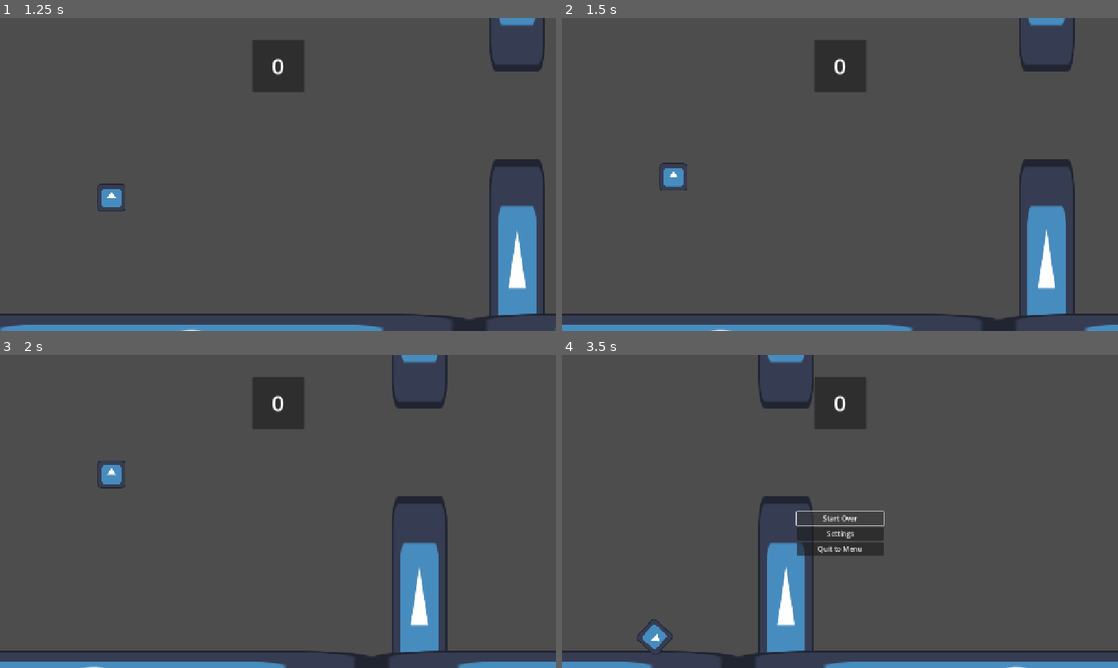
Above: before the commit, frames 1-4 (two rows, left to right).
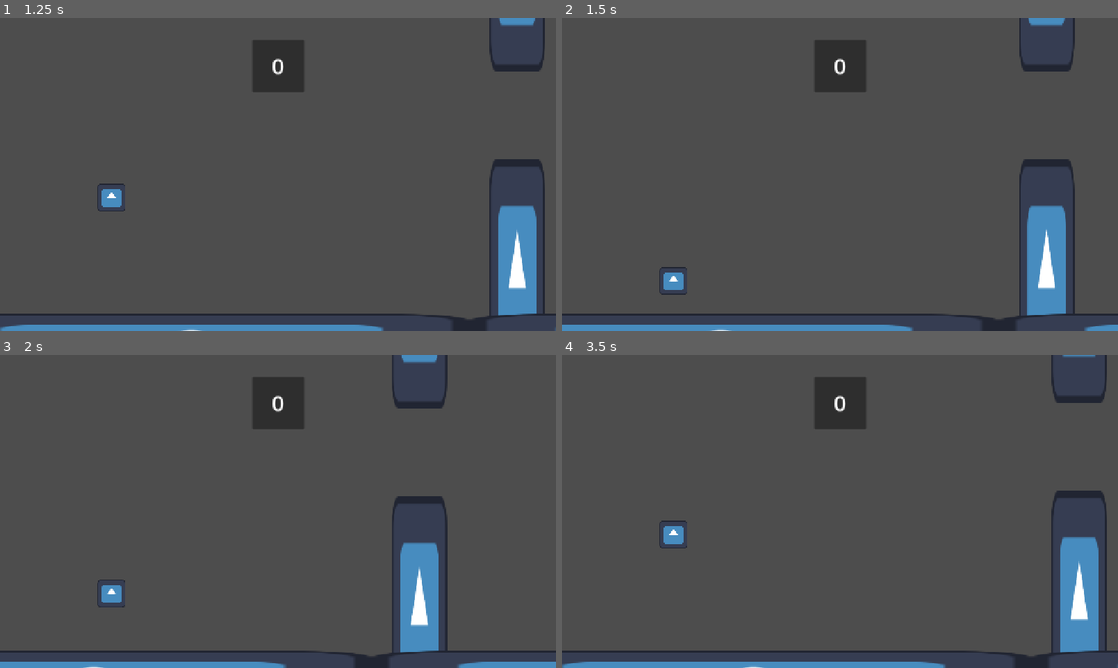
Above: after the commit, the same moments.

Repository: PerroBetto/FlappyLearn-Flappy-bird-clone-to-learn-GODOT-
Game: Godot game, scene res://Scenes/menu.tscn
Two runs of this game, one before a commit and one after it. Both use one fixed random seed, a clock stepped at 60 frames per second and the inputs below. The engine's default icon, where the game draws it, is replaced by a stand-in: a white triangle on a blue panel in a dark square.
Inputs (mouse positions are in pixels of both pictures, inside the frame that each line leads up to):
- Up to frame 1 (1.25 s): click "Play" at 0.5 s
- Up to frame 2 (1.5 s): tap Enter (ui_accept) at 1.25, 1.35 s; move the mouse to (962, 158) at 1.27 s; click (962, 158) at 1.42 s
- Up to frame 3 (2 s): tap Space (Jump, bound only after the commit) at 1.52, 1.55, 1.82 s
- Up to frame 4 (3.5 s): drag from (728, 527) to (979, 452) at 2.02 s; click (840, 517) at 2.75 s, where only the run after the commit has a clickable "Start Over"

Frame 1 is identical in both runs. In frame 2, 0.5% of the frame differs, in the area x 17-23%, y 46-89%; in frame 3, 0.5%; in frame 4, 11%, in the area x 0-100%, y 0-100%.

Commit message:
Finished Project This project was delayed due to an influx of work coming in from college. This project is pretty simple and straightforward, nothing crazy just a simple game of flappy bird with functional settings.
This latest update includes Keybind functionality for the jumping mechanic. Allows the player to change the keybind to any key or mouse input.

Diff:
--- a/Scenes/UI/settings.tscn
+++ b/Scenes/UI/settings.tscn
@@ -159,10 +159,9 @@
 [node name="VSeparator" type="VSeparator" parent="VBoxContainer/PanelContainer/MarginContainer/VBoxContainer/Jump"]
 layout_mode = 2
 
-[node name="Button" type="Button" parent="VBoxContainer/PanelContainer/MarginContainer/VBoxContainer/Jump"]
+[node name="Key" type="Button" parent="VBoxContainer/PanelContainer/MarginContainer/VBoxContainer/Jump"]
 layout_mode = 2
 size_flags_horizontal = 3
-text = "Space"
 
 [node name="HS4" type="HSeparator" parent="VBoxContainer/PanelContainer/MarginContainer/VBoxContainer"]
 layout_mode = 2
@@ -194,6 +193,7 @@
 [connection signal="item_selected" from="VBoxContainer/PanelContainer/MarginContainer/VBoxContainer/WinMode/OptionButton" to="." method="_on_option_button_item_selected"]
 [connection signal="item_selected" from="VBoxContainer/PanelContainer/MarginContainer/VBoxContainer/WinResolution/resolutionButton" to="." method="_on_resolution_button_item_selected"]
 [connection signal="drag_ended" from="VBoxContainer/PanelContainer/MarginContainer/VBoxContainer/Volume/HSlider" to="." method="_on_h_slider_drag_ended"]
+[connection signal="pressed" from="VBoxContainer/PanelContainer/MarginContainer/VBoxContainer/Jump/Key" to="." method="_on_key_pressed"]
 [connection signal="pressed" from="VBoxContainer/PanelContainer/MarginContainer/VBoxContainer/HBoxContainer/Back" to="." method="_on_back_pressed"]
 [connection signal="pressed" from="VBoxContainer/PanelContainer/MarginContainer/VBoxContainer/HBoxContainer/Apply" to="." method="_on_apply_pressed"]
 [connection signal="pressed" from="VBoxContainer/PanelContainer/MarginContainer/VBoxContainer/HBoxContainer/ResetSave" to="." method="_on_reset_save_pressed"]
--- a/Scripts/UI/settings.gd
+++ b/Scripts/UI/settings.gd
@@ -4,12 +4,16 @@
 @onready var _win_mode : OptionButton = $VBoxContainer/PanelContainer/MarginContainer/VBoxContainer/WinMode/OptionButton
 @onready var _resolution : OptionButton = $VBoxContainer/PanelContainer/MarginContainer/VBoxContainer/WinResolution/resolutionButton
 @onready var _volume : HSlider = $VBoxContainer/PanelContainer/MarginContainer/VBoxContainer/Volume/HSlider
+@onready var _jumpKey : Button = $VBoxContainer/PanelContainer/MarginContainer/VBoxContainer/Jump/Key
 
 var PATH : String = "user://flappy.settings"
 
 var WinMode : Window.Mode;
 var Resolution : Vector2i;
 var Volume : float;
+
+var Jump : int;
+var mapping : bool = false;
 
 var resolutions_values = {
 	"2560x1440" : Vector2i(2560, 1440),
@@ -46,6 +50,11 @@
 	Volume = values["Volume"]
 	_volume.value = Volume
 
+	Jump = values["Jump"]
+	var jumpKey = InputEventKey.new()
+	jumpKey.keycode = Jump
+	_jumpKey.text = jumpKey.as_text()
+
 
 
 func _on_back_pressed():
@@ -57,7 +66,8 @@
 	"Window_Mode" : WinMode,
 	"Resolution_x" : Resolution.x,
 	"Resolution_y" : Resolution.y,
-	"Volume" : Volume
+	"Volume" : Volume,
+	"Jump" : Jump
 	}
 	Globals.save_settings(new_settings)
 	Globals.load_settings()
@@ -86,3 +96,17 @@
 
 func _on_h_slider_drag_ended(_value_changed:bool):
 	Volume = _volume.value
+
+
+func _on_key_pressed():
+	mapping = true;
+	_jumpKey.text = "..."
+
+func _input(event):
+	if mapping:
+		if(event is InputEventKey || (event is InputEventMouseButton && event.is_pressed())):
+			Jump = event.keycode
+			_jumpKey.text = event.as_text()
+			mapping = false
+
+			accept_event()
--- a/Scripts/bird/bird.gd
+++ b/Scripts/bird/bird.gd
@@ -30,7 +30,7 @@
 	if(state == STATE.ALIVE):
 		if(!is_on_floor()):
 			velocity.y += get_gravity().y * delta
-		if(Input.is_action_just_pressed("ui_accept") && state == STATE.ALIVE):
+		if(Input.is_action_just_pressed("Jump") && state == STATE.ALIVE):
 			_on_jump()
 	elif(state == STATE.TITLE):
 		if(!is_on_floor()):
--- a/Scripts/globals.gd
+++ b/Scripts/globals.gd
@@ -15,8 +15,8 @@
 	"Window_Mode" : Window.Mode.MODE_WINDOWED,
 	"Resolution_x" : 1280,
 	"Resolution_y" : 720,
-	"Volume" : 100.0
-
+	"Volume" : 100.0,
+	"Jump" : KEY_SPACE
 }
 
 #
@@ -62,7 +62,7 @@
 
 	var settingsFile = FileAccess.open(settings_path, FileAccess.WRITE)
 
-	var json_string = JSON.stringify(values)
+	var json_string = JSON.stringify(values, "\t")
 
 	settingsFile.store_line(json_string)
 
@@ -77,9 +77,10 @@
 	#helper variable
 	var json = JSON.new()
 
-	var err = json.parse(settingsFile.get_line())
+	var err = json.parse(settingsFile.get_as_text())
 	if!(err == OK):
-		print("didnt work")
+		print(json.get_error_line())
+		print(json.get_error_message())
 		return {}
 
 	var file_data = json.data
@@ -93,7 +94,7 @@
 
 	var file_data = get_settings()
 
-	#Keys:
+	#Keys: KeyCode
 	#Window_Mode: Window.mode
 	#Resolution: screen resolution
 	#Volume: float
@@ -103,4 +104,9 @@
 
 	var new_volume = 20 * (log(file_data["Volume"])/log(10)) -  40
 	AudioServer.set_bus_volume_db(0, new_volume)
-	print(new_volume)
+
+	InputMap.action_erase_events("Jump")
+
+	var jumpKey = InputEventKey.new()
+	jumpKey.keycode = file_data["Jump"]
+	InputMap.action_add_event("Jump", jumpKey)
--- a/project.godot
+++ b/project.godot
@@ -33,3 +33,11 @@
 [global_group]
 
 Collidables="Entities the BIRD can collide with"
+
+[input]
+
+Jump={
+"deadzone": 0.2,
+"events": [Object(InputEventMouseButton,"resource_local_to_scene":false,"resource_name":"","device":-1,"window_id":0,"alt_pressed":false,"shift_pressed":false,"ctrl_pressed":false,"meta_pressed":false,"button_mask":0,"position":Vector2(0, 0),"global_position":Vector2(0, 0),"factor":1.0,"button_index":1,"canceled":false,"pressed":false,"double_click":false,"script":null)
+]
+}
